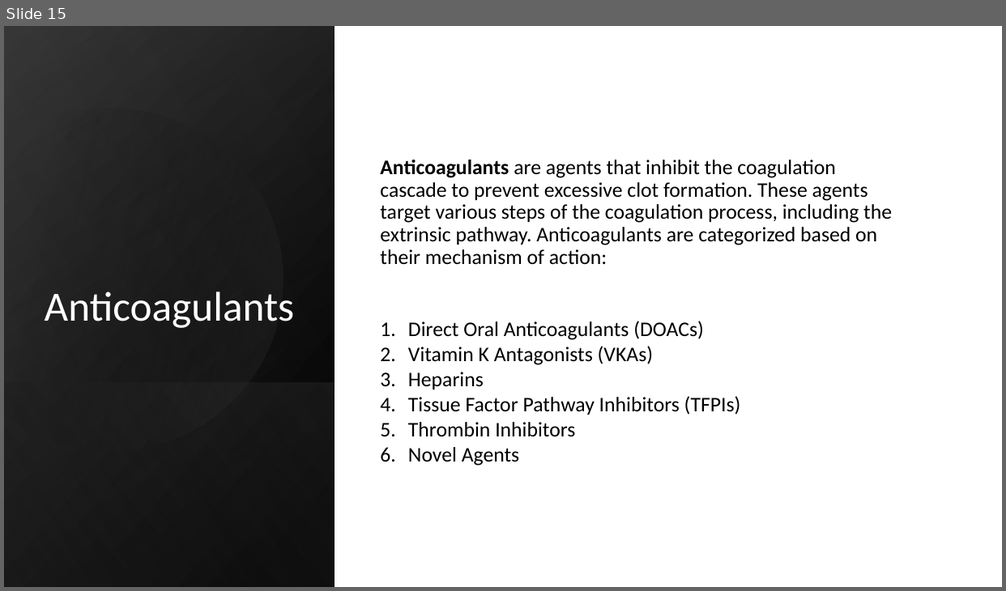
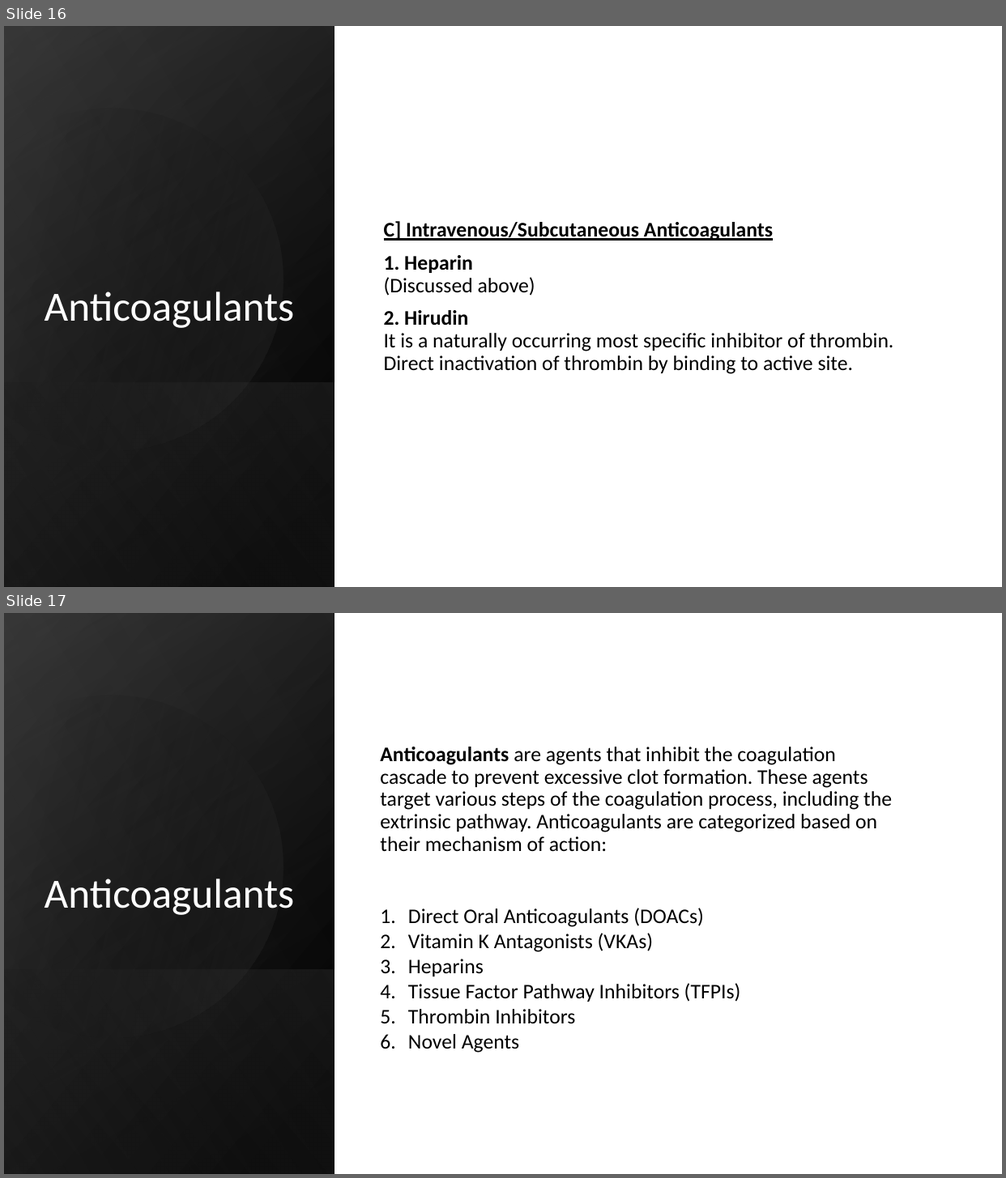
Before and after one commit to RubixStars/RubixTeam, a slide deck: seminar.pptx. Shown one above the other, each under a label of ours: slide 15 before the commit, slides 16 and 17 after it. The pictures are 1006x591 and 1006x1178 pixels, drawn with LibreOffice and Linux fonts; fonts in the diff are those of the drawing. Boxes give left, top, right and bottom in pixels: in the first picture for what was removed or moved away, otherwise in the second. Text is boxed around its words. In the diff, an @@ line names an element or a change of style, - is before the commit and + after.

```diff
--- a/seminar.pptx
+++ b/seminar.pptx
@@ slide 16 added at (4, 26, 1002, 587), background #FFFFFF @@
@@ rectangle added at (4, 26, 1002, 587), fill #FFFFFF @@
@@ rectangle added at (4, 26, 335, 587), fill gradient #000000 to #2F2F2F @@
@@ rectangle added at (4, 27, 335, 587), fill gradient #000000 to #3F3F3F @@
@@ rectangle added at (4, 26, 335, 587), fill gradient #000000 to #8C8C8C @@
@@ freeform shape added at (4, 68, 324, 485), fill gradient #000000 to #3F3F3F @@
@@ text added at (384, 221, 893, 374), 20 pt, text #000000 @@
+C] Intravenous/Subcutaneous Anticoagulants
+1. Heparin
+(Discussed above)
+2. Hirudin
+It is a naturally occurring most specific inhibitor of thrombin.
+Direct inactivation of thrombin by binding to active site.
@@ title added at (44, 292, 295, 328), 40 pt, text #FFFFFF @@
+Anticoagulants
@@ rectangle added at (4, 382, 335, 587), fill gradient #3F3F3F to #000000 @@
@@ what was slide 15 is now slide 17 @@
```
Also in this commit, not shown: 2 slides changed, 1 other slide added.
